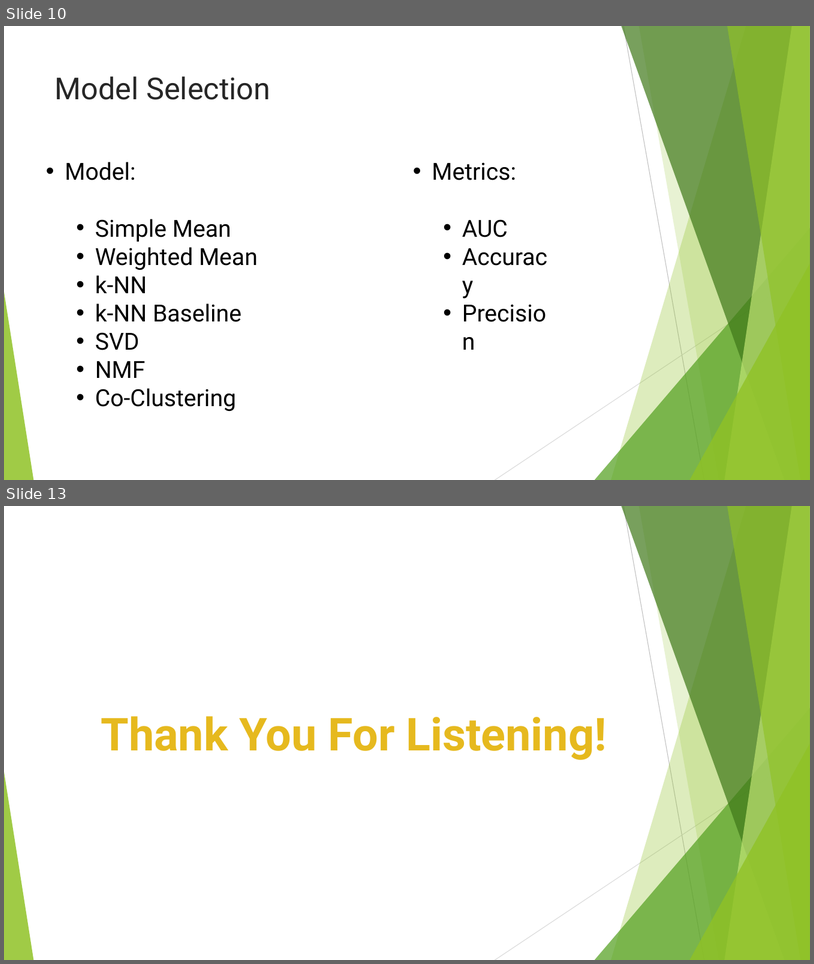
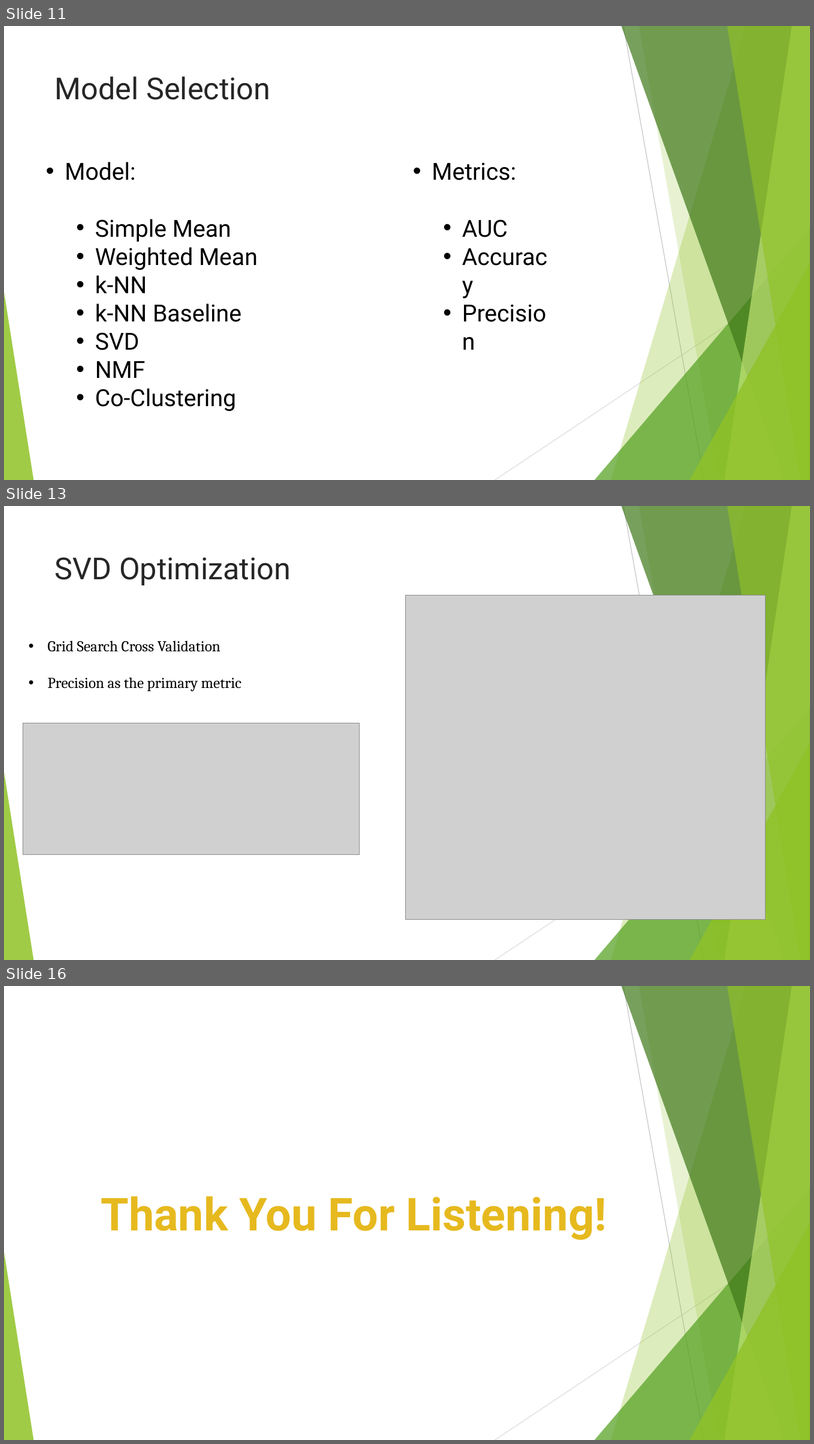
Before and after one commit to mnguyen494/Capstone-3, a slide deck: Report/Book Recommendation.pptx. Shown one above the other, each under a label of ours: slides 10 and 13 before the commit, slides 11, 13 and 16 after it; the slides between them are not shown. The pictures are 814x964 and 814x1444 pixels, drawn with LibreOffice and Linux fonts; fonts in the diff are those of the drawing; grey boxes stand for pictures. Boxes give left, top, right and bottom in pixels: in the first picture for what was removed or moved away, otherwise in the second. Text is boxed around its words. In the diff, an @@ line names an element or a change of style, - is before the commit and + after.

```diff
--- a/Report/Book Recommendation.pptx
+++ b/Report/Book Recommendation.pptx
@@ slide 13 added at (4, 506, 810, 960), background #FFFFFF; not listed: 10 template elements that a slide beside it also shows @@
@@ title added at (55, 557, 291, 586), 36 pt, text #262626 @@
+SVD Optimization
@@ picture added at (405, 595, 765, 920) @@
@@ text added at (48, 640, 242, 691), 18 pt, text #000000 @@
+• Grid Search Cross Validation
+• Precision as the primary metric
@@ picture added at (23, 723, 360, 855) @@
@@ what was slide 10 is now slide 11 @@
@@ what was slide 13 is now slide 16 @@
```
Also in this commit, not shown: 3 slides changed, 2 other slides added.
